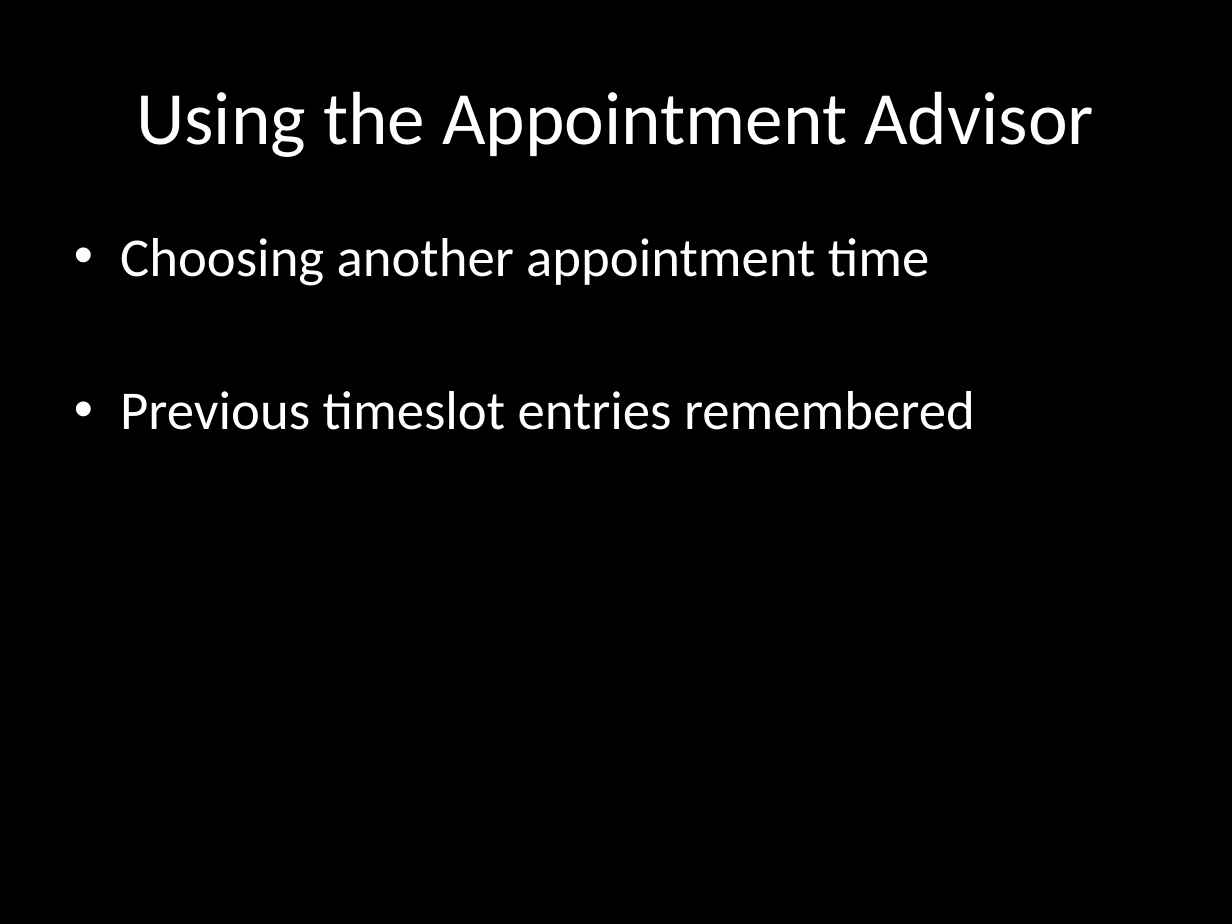
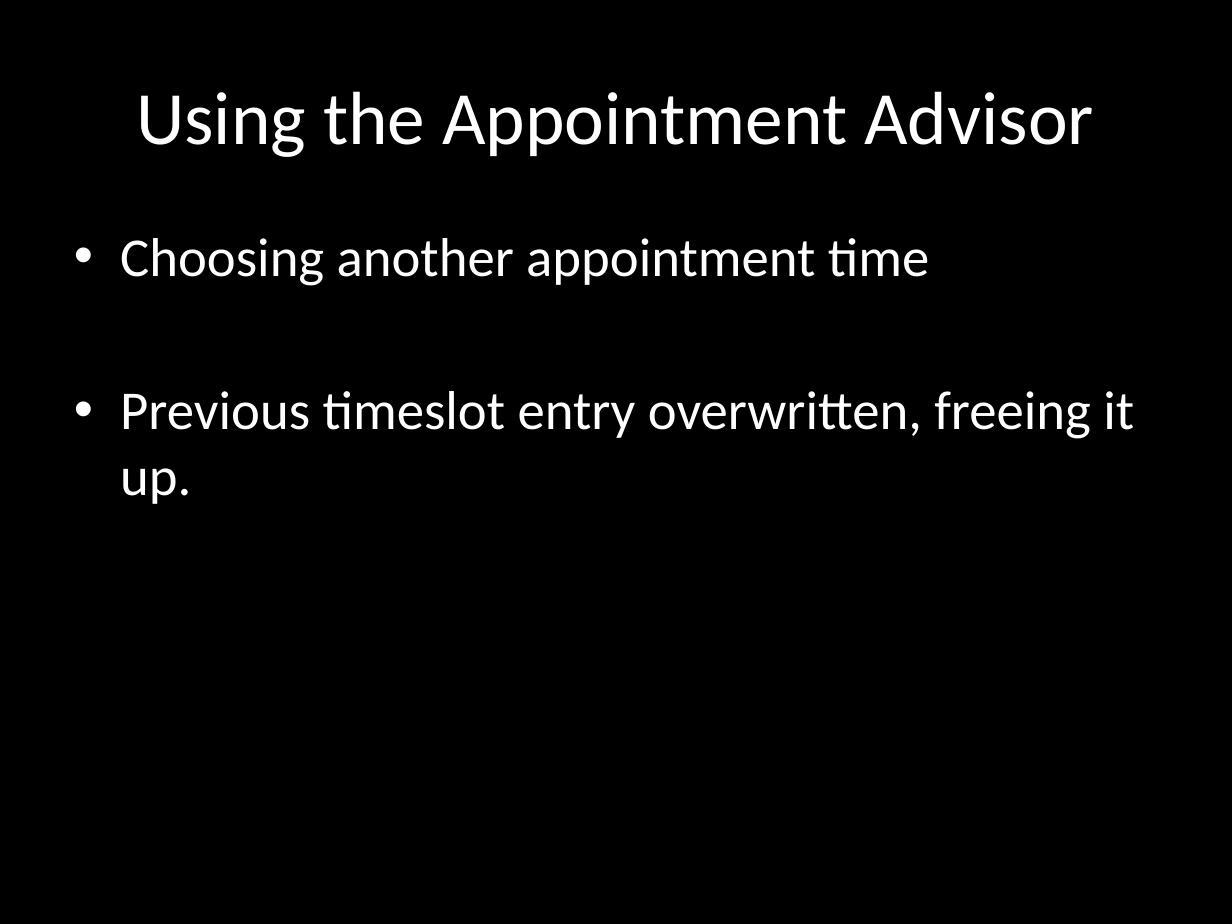
Before and after one commit to Deuro/Schedule-UMBC-DC-YW, a slide deck: slide 14 of Presentate.pptx (slide 13 before the commit). Drawn at 1232x924 pixels with LibreOffice and Linux fonts; fonts in the diff are those of the drawing. Boxes give left, top, right and bottom in pixels: in the first picture for what was removed or moved away, otherwise in the second. Text is boxed around its words. In the diff, an @@ line names an element or a change of style, - is before the commit and + after.

```diff
--- a/Presentate.pptx
+++ b/Presentate.pptx
@@ text at bbox=[120, 391, 1134, 504]: text changed @@
-• Previous timeslot entries remembered
+• Previous timeslot entry overwritten, freeing it up.
```
Also in this commit, not shown: 8 other slides changed, 1 slide added, 1 other file.
